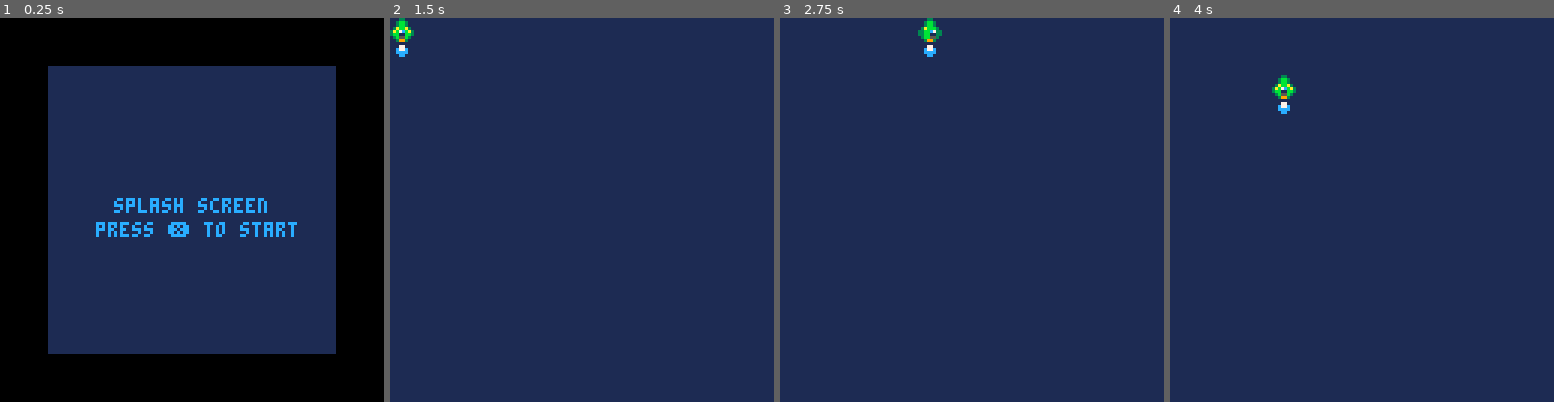
Above: before the commit, frames 1-4 (left to right).
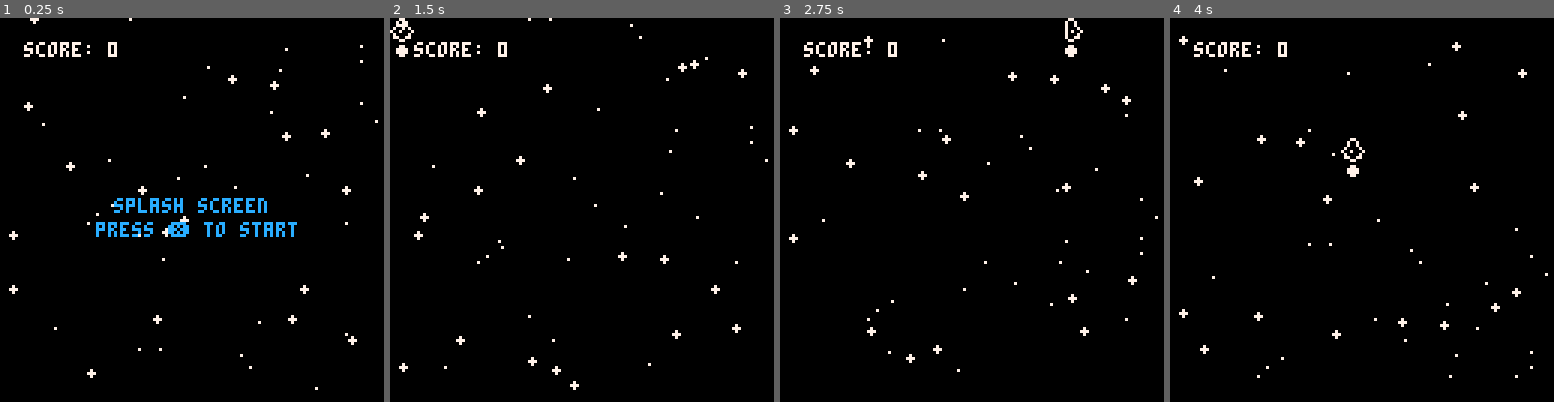
Above: after the commit, the same moments.

Repository: ehmtang/shmup_p8
Game: PICO-8 cartridge cart.p8
The game is run twice, just before and just after one commit, with the same random seed, the same clock (stepped at 60 frames per second) and the same inputs.
Inputs:
- Up to frame 1 (0.25 s): no input
- Up to frame 2 (1.5 s): tap X (X key) at 0.33, 1.07 s; tap O (Z key) at 0.7 s
- Up to frame 3 (2.75 s): hold Right 1.6-2.1 s; tap O (Z key) at 1.7, 2.1, 2.5 s; tap X (X key) at 1.85 s; hold Up 2.15-2.42 s; hold Right from 2.47 s (still down)
- Up to frame 4 (4 s): tap O (Z key) at 2.9, 3.3, 3.7 s; tap X (X key) at 2.97 s; release Right at 3.03 s; hold Left 3.08-3.58 s; hold Down 3.63-3.97 s

The runs differ from the first frame. In frame 1, 55% of the frame differs, in the area x 2-99%, y 0-97%; in frame 2, 100%; in frame 3, 100%, in the area x 0-100%, y 0-100%; in frame 4, 100%.

Commit message:
finally fixed OOP

Diff:
--- a/cart.p8
+++ b/cart.p8
@@ -7,10 +7,11 @@
 -- game states and objects
 #include scripts/objects/gameobject.lua
 #include scripts/scenes/flowState.lua
---#include scripts/objects/camera.lua
+#include scripts/objects/camera.lua
 #include scripts/objects/ui.lua
 #include scripts/objects/bullet.lua
 #include scripts/objects/player.lua
+#include scripts/objects/stars.lua
 
 -- scenes
 #include scripts/scenes/level.lua
@@ -25,18 +26,18 @@
 --main
 #include scripts/main.lua
 __gfx__
-00000000000330000003300000033000000000000000000000000000000000000000000000000000000000000000000000000000000000000000000000000000
-00000000003bb300003bb300003bb3000000000000077000000770000007700000c77c0000077000000000000000000000000000000000000000000000000000
-00700700003bb300003bb300003bb3000000000000c77c000007700000c77c000cccccc000c77c00000000000000000000000000000000000000000000000000
-0007700003bbba3003abba3003abbb300000000000cccc00000cc00000cccc0000cccc0000cccc00000000000000000000000000000000000000000000000000
-00077000337cbb333ab7cba333bbc73300000000000cc000000cc000000cc00000000000000cc000000000000000000000000000000000000000000000000000
-007007003311bb333bb11bb333bb11330000000000000000000cc000000000000000000000000000000000000000000000000000000000000000000000000000
-000000000355bb3003b55b3003bb5530000000000000000000000000000000000000000000000000000000000000000000000000000000000000000000000000
-00000000003993000039930000399300000000000000000000000000000000000000000000000000000000000000000000000000000000000000000000000000
+00000000000770000007700000077000000000000000000000000000000000000000000000000000000000000000000000000000000000000770077007700770
+00000000007007000070070000700700000000000007700000077000000770000077770000077000000000000000000000000000000000007777777770077007
+00700700007007000070070000700700000000000077770000077000007777000777777000777700000000000000000000000000000000007777777770000007
+00077000070007000700007000700070000000000077770000077000007777000077770000777700000000000000000000000000000000007777777770000007
+00077000700707007007000700707007000000000007700000077000000770000000000000077000000000000000000000000000000000000777777007000070
+00700700070007000700007000700070000000000000000000077000000000000000000000000000000000000000000000000000000000000077770000700700
+00000000077007000770077000700770000000000000000000000000000000000000000000000000000000000000000000000000000000000007700000077000
+00000000000770000007700000077000000000000000000000000000000000000000000000000000000000000000000000000000000000000000000000000000
 00000000000000000000000000000000000000000000000000000000000000000000000000000000000000000000000000000000000000000000000000000000
-00099000000000000000000000000000000000000000000000000000000000000000000000000000000000000000000000000000000000000000000000000000
-00977900000000000000000000000000000000000000000000000000000000000000000000000000000000000000000000000000000000000000000000000000
-009a7900000000000000000000000000000000000000000000000000000000000000000000000000000000000000000000000000000000000000000000000000
-00099000000000000000000000000000000000000000000000000000000000000000000000000000000000000000000000000000000000000000000000000000
+00077000000000000000000000000000000000000000000000000000000000000000000000000000000000000000000000000000000000000000000000000000
+00777700000000000000000000000000000000000000000000000000000000000000000000000000000000000000000000000000000000000000000000000000
+00777700000000000000000000000000000000000000000000000000000000000000000000000000000000000000000000000000000000000000000000000000
+00077000000000000000000000000000000000000000000000000000000000000000000000000000000000000000000000000000000000000000000000000000
 
 
--- a/scripts/main.lua
+++ b/scripts/main.lua
@@ -1,23 +1,23 @@
+global = _ENV
+
 -- Main function
 function _init()
-    cls()  -- Clear the screen
-    --music(0)  -- Start playing music (track 0)
-
-    -- Ensure splash_fs is defined as a flow state before using it
-    flow_state_manager:set_state(splash_fs)
-
-    _global=_ENV --allows global access inside tables
-
-    --palt(7, true)  -- Make color 7 (white) transparent
-    --palt(0, false)  -- Make color 0 (black) non-transparent
+    cls()
+    flowstate_manager:set_state(splash_fs)
 end
 
--- Update function (called every frame)
+-- Update function
 function _update()
-    flow_state_manager:update_state()
+    g_obj_manager:update()
+    ui_obj:update()
+    flowstate_manager:update_state()
+
 end
 
--- Draw function (called every frame)
+-- Draw function
 function _draw()
-    flow_state_manager:draw_state()  -- Draw the current state
+    cls()
+    g_obj_manager:draw()
+    ui_obj:draw()
+    flowstate_manager:draw_state()
 end
--- a/scripts/objects/bullet.lua
+++ b/scripts/objects/bullet.lua
@@ -1,17 +1,30 @@
-bullet_obj = g_obj:new({
+bullet_obj = game_object:new({
+    sprite_id = 16,
+    pos_x = 0,
+    pos_y = 0,
+    vel_x = 0,
     vel_y = -3,
-    sprite_id = 16,
+    acc_x = 0,
+    acc_y = 0,
+    frame = 0,
+    frame_pos = 0,
+    anim_speed = 0,
+    nframes = 0,
+    name ="bullet",
     active = true,
-    name = "bullet",
+
     update = function(_ENV)
         if pos_y < 0 or pos_y > 128 then
             active = false
         end
 
-        g_obj.update(_ENV)
+        vel_x += acc_x
+        vel_y += acc_y
+        pos_x += vel_x
+        pos_y += vel_y
     end,
 
     draw = function(_ENV)
-        g_obj.draw(_ENV)
+        spr(sprite_id + frame, pos_x, pos_y)
     end,
 })
--- a/scripts/objects/camera.lua
+++ b/scripts/objects/camera.lua
@@ -1,4 +1,4 @@
-camera_obj = g_obj:new({
+camera_obj = game_object:new({
     x = 0,
     y = 0,
     offX = 0,
--- a/scripts/objects/gameobject.lua
+++ b/scripts/objects/gameobject.lua
@@ -1,58 +1,29 @@
--- definition for generic game objects
-g_obj = {
-    sprite_id = 0,
-    pos_x = 0,
-    pos_y = 0,
-    vel_x = 0,
-    vel_y = 0,
-    acc_x = 0,
-    acc_y = 0,
-    frame = 0,
-    frame_pos = 0,
-    anim_speed = 0,
-    nframes = 0,
-    name ="",
+-- Base class from all objects are derived from
+class = setmetatable(
+    {
+        new = function(_ENV, tbl)
+            tbl = tbl or {}
+            setmetatable(tbl, { __index = _ENV })
+            return tbl
+        end, init = function() end
+    }, { __index = _ENV }
+)
+
+-- Base gameobject class
+game_object = class:new({
     active = true,
-
-    new = function(self, tbl)
-        tbl = tbl or {}
-        setmetatable(tbl, { __index = self })
-        add(g_obj_manager.g_objs, tbl)
-        return tbl
-    end,
 
     init = function(_ENV)
     end,
 
     update = function(_ENV)
-        vel_x += acc_x
-        vel_y += acc_y
-        pos_x += vel_x
-        pos_y += vel_y
-
-        _ENV:update_anim()
-    end,
-
-    update_anim = function(_ENV)
-        frame_pos += anim_speed
-        if (frame_pos > 1) then
-            frame += 1
-            frame_pos -= 1
-
-            if frame > nframes then
-                frame = 0
-            end
-        end
     end,
 
     draw = function(_ENV)
-        spr(sprite_id + frame, pos_x, pos_y)
     end
-}
+})
 
-setmetatable(g_obj, { __index = _ENV }) --this makes gives access to globals where needed via index
-
-g_obj_manager = {
+g_obj_manager = class:new({
     g_objs = {},
 
     update = function(_ENV)
@@ -71,17 +42,4 @@
             end
         end
     end,
-
-}
-
-setmetatable(g_obj_manager, { __index = _ENV }) -- Allow access to globals if needed
--- to inherit from this class do this
-
---new_obj=g_obj:new({
---  x=5,
---  update=function(_ENV)
---  {
---      x++}
---  })
-
---for global assignment inside class use
+})
--- a/scripts/objects/player.lua
+++ b/scripts/objects/player.lua
@@ -1,4 +1,17 @@
-player_obj = g_obj:new({
+player_obj = game_object:new({
+    sprite_id = 0,
+    pos_x = 0,
+    pos_y = 0,
+    vel_x = 0,
+    vel_y = 0,
+    acc_x = 0,
+    acc_y = 0,
+    frame = 0,
+    frame_pos = 0,
+    anim_speed = 0,
+    nframes = 0,
+    name = "player",
+    active = true,
 
     max_vel = 1,
 
@@ -16,8 +29,8 @@
 
     muzzle_r = 0,
     muzzle_rmax = 5,
-    name = "player",
     init = function(_ENV)
+        stop()
         sprite_id = 2
         pos_x = 0
         pos_y = 0
@@ -57,7 +70,11 @@
 
         muzzle_r -=1
         muzzle_r = mid(0, muzzle_r, muzzle_rmax)
-        g_obj.update(_ENV)
+
+        vel_x += acc_x
+        vel_y += acc_y
+        pos_x += vel_x
+        pos_y += vel_y
     end,
 
     draw = function(_ENV)
@@ -83,7 +100,7 @@
         spr(exh_spr_id + exh_frame, pos_x, pos_y + 8)
 
 
-        g_obj.draw(_ENV)
+        spr(sprite_id + frame, pos_x, pos_y)
 
         -- muzzle flash
         if muzzle_r ~= 0 then
@@ -117,11 +134,7 @@
 
     shoot_bullet = function(_ENV)
         sfx(0)
-        bullet_obj:new({
-            pos_x = pos_x,
-            pos_y = pos_y - 2,
-            active = 0,
-        })
+        add(g_obj_manager.g_objs, bullet_obj:new({pos_x = pos_x, pos_y = pos_y - 2}))
         muzzle_r = muzzle_rmax
         fire_time = 0
     end,
--- /dev/null
+++ b/scripts/objects/stars.lua
@@ -0,0 +1,34 @@
+-- Stars derived from gameobject
+star = game_object:new({
+    spd = .5,
+    rad = 0,
+    clr = 7,
+
+    update = function(_ENV)
+        y += spd
+
+        if y - rad > 137 then
+            y = -rad
+        end
+    end,
+
+    draw = function(_ENV)
+        circfill(x, y, rad, clr)
+    end
+})
+
+far_star = star:new({
+    spd = .25,
+    rad = 0
+})
+
+near_star = star:new({
+    spd = .75,
+    rad = 1,
+
+    new = function(self, tbl)
+        tbl = star.new(self, tbl)
+        tbl.spd = tbl.spd + rnd(.5)
+        return tbl
+    end
+})
--- a/scripts/objects/ui.lua
+++ b/scripts/objects/ui.lua
@@ -1,9 +1,7 @@
-ui_obj = g_obj:new({
+ui_obj = class:new({
     tags = {},
     mult = 1,
-    rage = 0,
-    max_rage = 5,
-    total_score = 0,
+    --score = 0,
     name="ui",
     init = function(_ENV)
         mult = 1
@@ -15,6 +13,8 @@
     end,
 
     draw = function(_ENV)
+        print("score: "..level_fs.score,8,8,7)
+
     end,
 
     hit_tag = function(_ENV)
--- a/scripts/scenes/flowState.lua
+++ b/scripts/scenes/flowState.lua
@@ -1,33 +1,23 @@
--- Definition for generic game objects
-flow_state = {
-    new = function(self, tbl)
-        tbl = tbl or {}
-        setmetatable(tbl, { __index = self })
-        return tbl
+-- Base flowstate class
+flowstate = class:new({
+
+    begin = function(_ENV)
     end,
 
-    begin = function(_ENV)
-
-    end,
-
-    update = function(_ENV) --_ENV in the argument means internal values in the table are accessed without "self." saving tokens
+    update = function(_ENV)
         return nil
     end,
 
     draw = function(_ENV)
-
     end,
 
     finish = function(_ENV)
+    end
+})
 
-    end
-}
-
-setmetatable(flow_state, { __index = _ENV }) --this makes gives access to globals where needed via index
-
-flow_state_manager = {
-    fstate = flow_state:new(), -- Current state
-    new_state = nil,           -- State that might be switched to
+flowstate_manager = class:new({
+    fstate = flowstate:new(),
+    new_state = nil,
 
     update_state = function(_ENV)
         -- Allow state transitions based on the current state's update
@@ -47,6 +37,4 @@
         fstate = fs
         fstate:begin()
     end
-}
-
-setmetatable(flow_state_manager, { __index = _ENV }) -- Allow access to globals if needed
+})
--- a/scripts/scenes/level.lua
+++ b/scripts/scenes/level.lua
@@ -1,7 +1,7 @@
-level_fs = flow_state:new({
+level_fs = flowstate:new({
     title = "base",
     spawn_rate_0 = 5,
-    high_score = 0,
+    score = 0,
 
     spawn = function(_ENV)
         local a = 0
@@ -10,7 +10,8 @@
     begin = function(_ENV)
         -- Initialize player and UI if required
         _ENV:spawn()
-        --player = player_obj:new()
+        local player = player_obj:new()
+        add(g_obj_manager.g_objs, player)
         --player:init()
     end,
 
@@ -19,14 +20,7 @@
     end,
 
     draw = function(_ENV)
-        rectfill(0, 0, 127, 127, 1)
         g_obj_manager:draw()
-
-
-        -- for i, v in ipairs(g_obj_manager.g_objs) do
-        --     print(i..': '..v.name,7)
-        --   end
-
     end
 })
 
--- a/scripts/scenes/menu.lua
+++ b/scripts/scenes/menu.lua
@@ -1,4 +1,4 @@
-menu_fs = flow_state:new({
+menu_fs = flowstate:new({
     levels = { "easy", "normal", "hard" },
     scores = { nil, nil, nil },
     select = 0,
@@ -23,7 +23,7 @@
 
     draw = function(_ENV)
         -- fill the center 96x96 portion of the screen
-        rectfill(16, 16, 111, 111, 1)
+        --rectfill(16, 16, 111, 111, 1)
 
         -- Print Texts
         for i = 1, #levels do
--- a/scripts/scenes/splash.lua
+++ b/scripts/scenes/splash.lua
@@ -1,31 +1,37 @@
 -- Splash Screen
-splash_fs = flow_state:new({
-    select = 0,
+splash_fs = flowstate:new({
+    begin = function(_ENV)
+        local STAR_COUNT = 50
 
-    begin = function(_ENV)
-        flowstates = { splash_fs }
-        select = 0
+        score = 0
+        stars = {}
+        star_types = { star, near_star, far_star }
+
+        for i = 1, STAR_COUNT do
+            local star_type = rnd(star_types)
+            add(g_obj_manager.g_objs, star_type:new({ x = rnd(127), y = rnd(127) }))
+        end
     end,
 
     update = function(_ENV)
+        foreach(g_obj_manager.g_objs, function(star) star:update() end)
         if btnp(5) then
             return menu_fs
         end
+
+        return nil
     end,
 
     draw = function(_ENV)
-        --cls()
+        foreach(g_obj_manager.g_objs, function(star) star:draw() end)
+        print("score: " .. score, 8, 8, 7)
 
-        -- fill the center 96x96 portion of the screen
-        rectfill(16, 16, 111, 111, 1)
-
-        -- Print centered text in color 12
         local txt = "splash screen"
         print(txt, 64 - (#txt * 2), 60, 12)
-
-        -- Print centered text in color 12
         txt = "press ❎ to start"
         print(txt, 64 - (#txt * 2), 68, 12)
+
+
     end,
 
     finish = function(_ENV)
